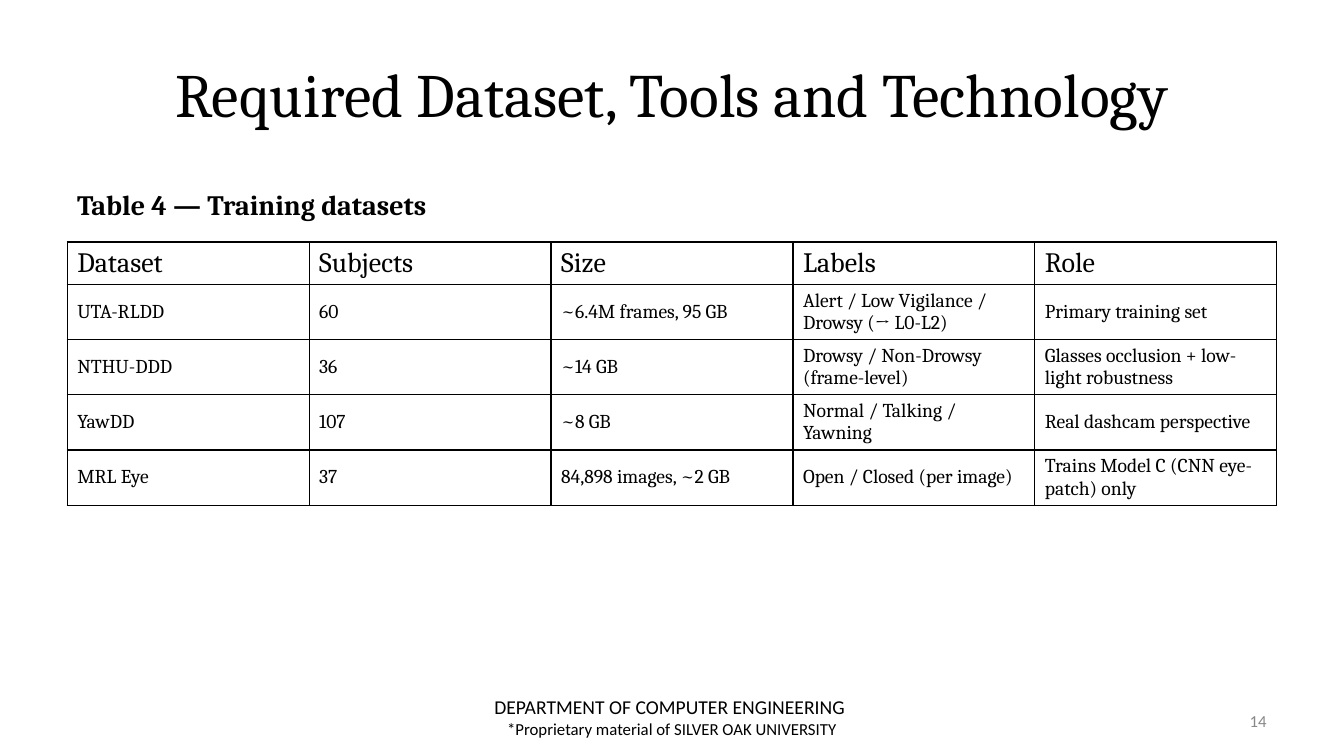
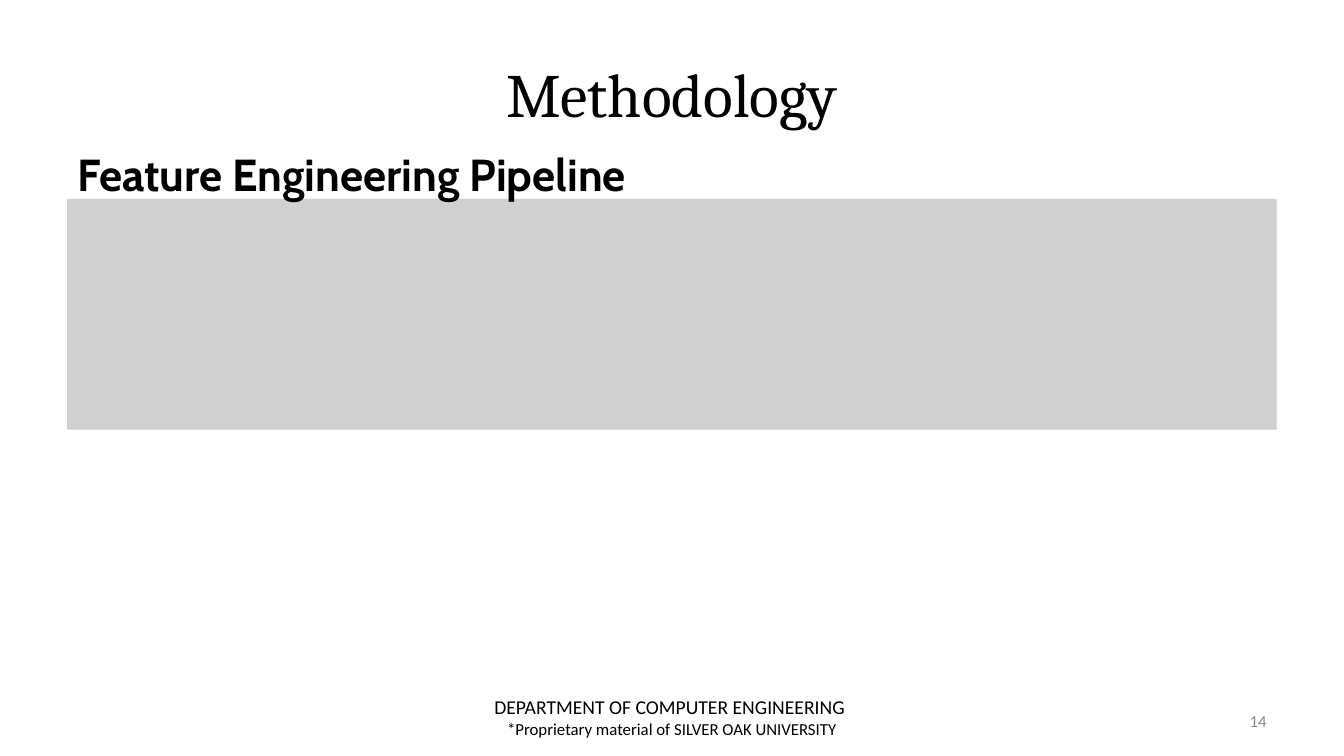
Before and after one commit to zoro1126/ALERT, a slide deck: slide 14 of review_docs/Review-2/NEW_Presentation_ALERT_CE_AIML_31.pptx. Drawn at 1344x756 pixels with LibreOffice and Linux fonts; fonts in the diff are those of the drawing; grey boxes stand for pictures; background and template pictures are left out. Boxes give left, top, right and bottom in pixels: in the first picture for what was removed or moved away, otherwise in the second. Text is boxed around its words. In the diff, an @@ line names an element or a change of style, - is before the commit and + after.

Commit message:
Added data for the report and model benchmarks

```diff
--- a/review_docs/Review-2/NEW_Presentation_ALERT_CE_AIML_31.pptx
+++ b/review_docs/Review-2/NEW_Presentation_ALERT_CE_AIML_31.pptx
@@ title at bbox=[506, 74, 837, 131]: text changed @@
-Required Dataset, Tools and Technology
+Methodology
@@ text added at bbox=[77, 157, 626, 201], 32 pt, text #000000, bold @@
+Feature Engineering Pipeline
@@ picture added at bbox=[68, 199, 1277, 430] @@
@@ text removed at bbox=[77, 195, 426, 221] @@
-Table 4 — Training datasets
@@ table removed at bbox=[68, 242, 1277, 514], 5 rows, 5 columns @@
-Dataset | Subjects | Size | Labels | Role
-UTA-RLDD | 60 | ~6.4M frames, 95 GB | Alert / Low Vigilance / Drowsy (→ L0-L2) | Primary training set
-NTHU-DDD | 36 | ~14 GB | Drowsy / Non-Drowsy (frame-level) | Glasses occlusion + low-light robustness
-YawDD | 107 | ~8 GB | Normal / Talking / Yawning | Real dashcam perspective
-MRL Eye | 37 | 84,898 images, ~2 GB | Open / Closed (per image) | Trains Model C (CNN eye-patch) only
```
Also in this commit, not shown: 12 other slides changed, 5 slides added, 5 slides removed, 9 other files.
